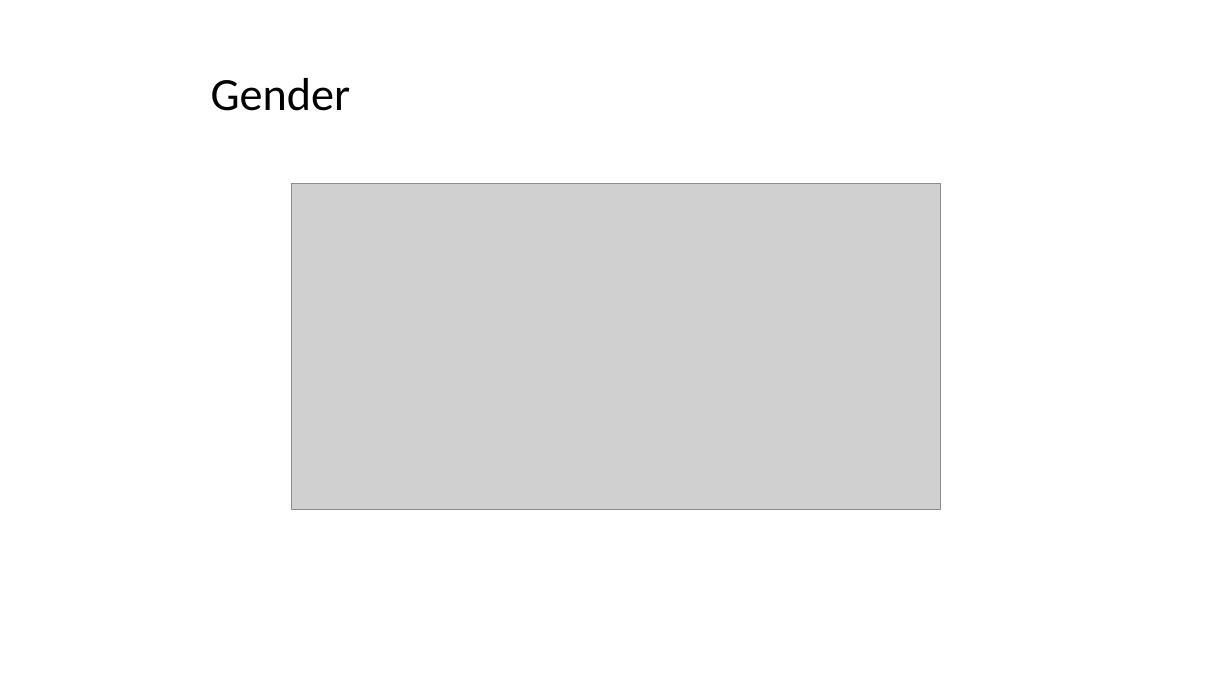
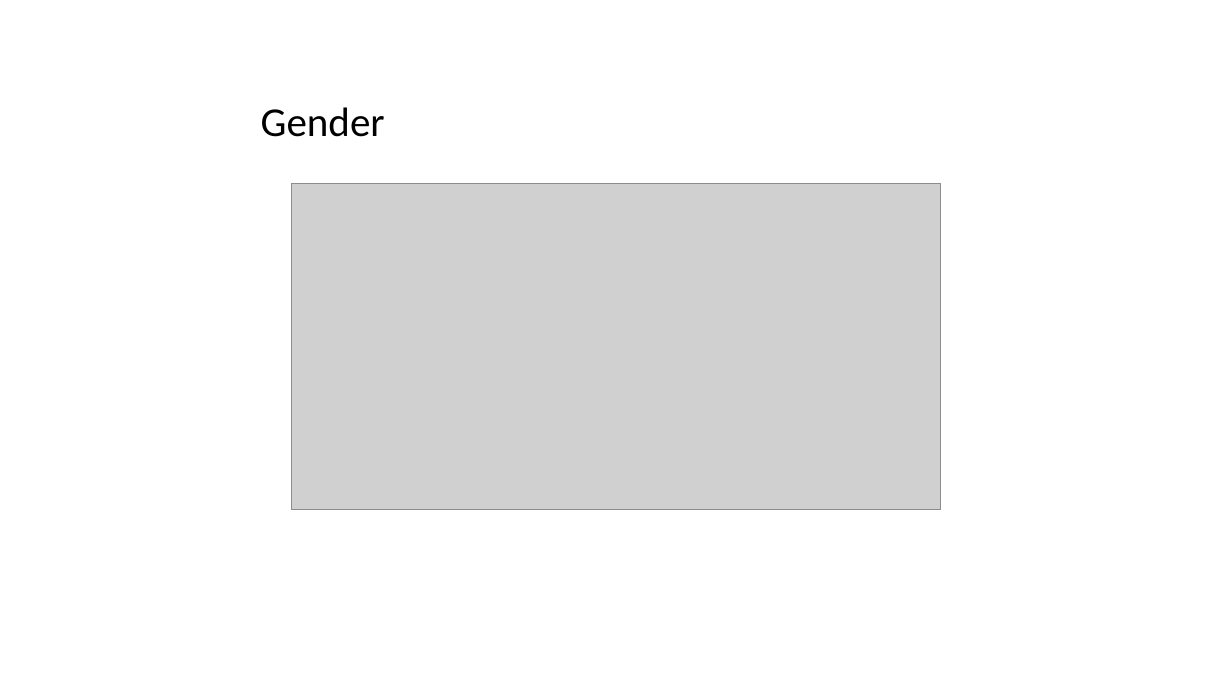
Before and after one commit to Isabel-gt/Final_Project, a slide deck: slide 12 of Diabetes_Predictions.pptx. Drawn at 1232x693 pixels with LibreOffice and Linux fonts; fonts in the diff are those of the drawing; grey boxes stand for pictures; background and template pictures are left out. Boxes give left, top, right and bottom in pixels: in the first picture for what was removed or moved away, otherwise in the second. Text is boxed around its words. In the diff, an @@ line names an element or a change of style, - is before the commit and + after.

```diff
--- a/Diabetes_Predictions.pptx
+++ b/Diabetes_Predictions.pptx
@@ title "Gender": place and size @@
-title "Gender" at bbox=[211, 78, 351, 111]
+title "Gender" at bbox=[261, 107, 385, 137]
@@ title "Gender" at bbox=[261, 107, 385, 137]: size 36 to 32 pt @@
```
Also in this commit, not shown: 24 other slides changed, 1 slide added, 1 slide removed.
